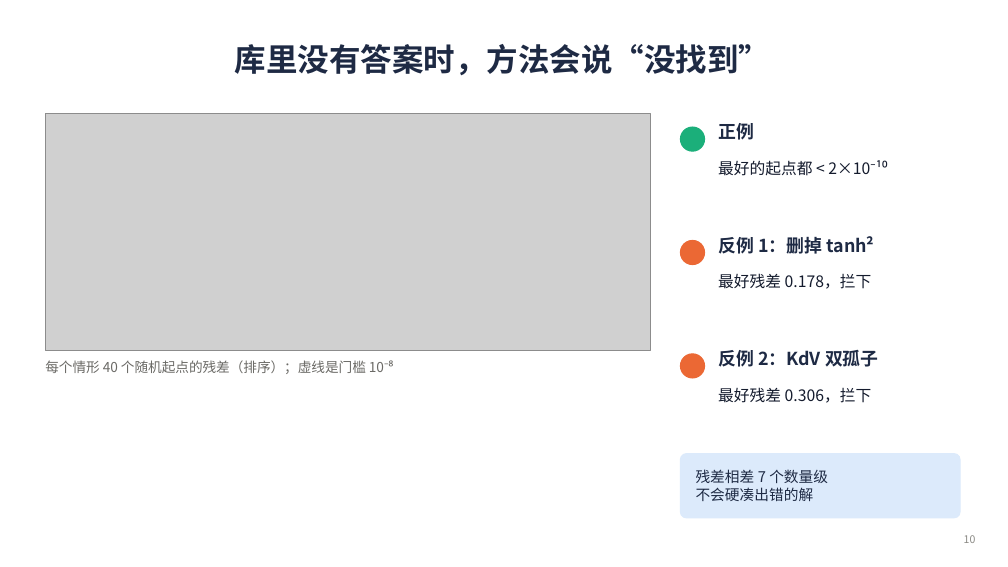
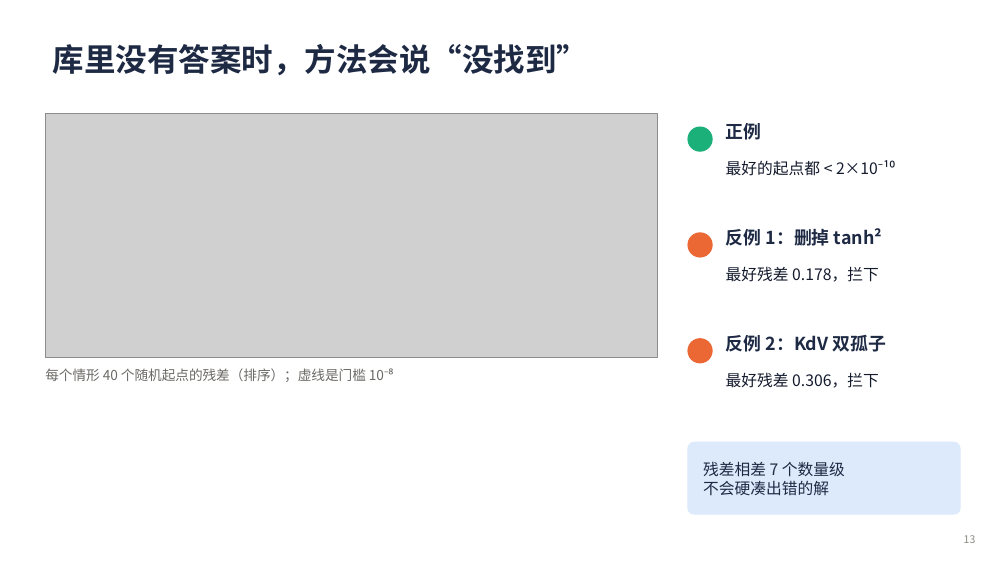
Before and after one commit to changsongjin/pde-l1-analytic, a slide deck: slide 13 of slides/PDE_L1_进展汇报.pptx (slide 10 before the commit). Drawn at 1008x567 pixels with LibreOffice and Linux fonts; fonts in the diff are those of the drawing; grey boxes stand for pictures. Boxes give left, top, right and bottom in pixels: in the first picture for what was removed or moved away, otherwise in the second. Text is boxed around its words. In the diff, an @@ line names an element or a change of style, - is before the commit and + after.

```diff
--- a/slides/PDE_L1_进展汇报.pptx
+++ b/slides/PDE_L1_进展汇报.pptx
@@ title "库里没有答案时，方法会说“没找到”" at <box>53,44,588,75</box>: alignment centre to left @@
@@ picture: place and size @@
-picture at <box>45,113,650,351</box>
+picture at <box>45,113,658,358</box>
@@ ellipse: place and size @@
-ellipse at <box>681,127,705,151</box>
+ellipse at <box>688,127,712,151</box>
@@ text "正例": place and size @@
-text "正例" at <box>718,123,754,140</box>
+text "正例" at <box>726,123,762,140</box>
@@ text "最好的起点都 < 2×10⁻¹⁰": place and size @@
-text "最好的起点都 < 2×10⁻¹⁰" at <box>718,160,870,176</box>
+text "最好的起点都 < 2×10⁻¹⁰" at <box>726,160,878,176</box>
@@ ellipse: place and size @@
-ellipse at <box>681,240,705,265</box>
+ellipse at <box>688,233,712,257</box>
@@ text "反例 1：删掉 tanh²": place and size @@
-text "反例 1：删掉 tanh²" at <box>718,236,874,254</box>
+text "反例 1：删掉 tanh²" at <box>726,228,882,246</box>
@@ text "最好残差 0.178，拦下": place and size @@
-text "最好残差 0.178，拦下" at <box>718,273,872,289</box>
+text "最好残差 0.178，拦下" at <box>726,266,879,282</box>
@@ ellipse: place and size @@
-ellipse at <box>681,354,705,378</box>
+ellipse at <box>688,339,712,363</box>
@@ text "反例 2：KdV 双孤子": place and size @@
-text "反例 2：KdV 双孤子" at <box>718,350,879,367</box>
+text "反例 2：KdV 双孤子" at <box>726,335,887,352</box>
@@ text "每个情形 40 个随机起点的残差（排序）；虚线是门槛 10⁻⁸": place and size @@
-text "每个情形 40 个随机起点的残差（排序）；虚线是门槛 10⁻⁸" at <box>45,360,394,374</box>
+text "每个情形 40 个随机起点的残差（排序）；虚线是门槛 10⁻⁸" at <box>45,368,394,382</box>
@@ text "最好残差 0.306，拦下": place and size @@
-text "最好残差 0.306，拦下" at <box>718,387,872,403</box>
+text "最好残差 0.306，拦下" at <box>726,372,879,388</box>
@@ rounded rectangle: place and size @@
-rounded rectangle at <box>681,454,960,518</box>
+rounded rectangle at <box>688,442,960,514</box>
@@ rounded rectangle at <box>688,442,960,514</box>: proportions changed @@
@@ text "残差相差 7 个数量级": place and size @@
-text "残差相差 7 个数量级" at <box>696,469,828,501</box>
+text "残差相差 7 个数量级" at <box>703,461,845,496</box>
@@ text "残差相差 7 个数量级" at <box>703,461,845,496</box>: size 14 to 15 pt @@
@@ page number at <box>964,535,976,543</box>: text changed @@
-10
+13
```
Also in this commit, not shown: 12 other slides changed, 3 slides added, 9 other files.
